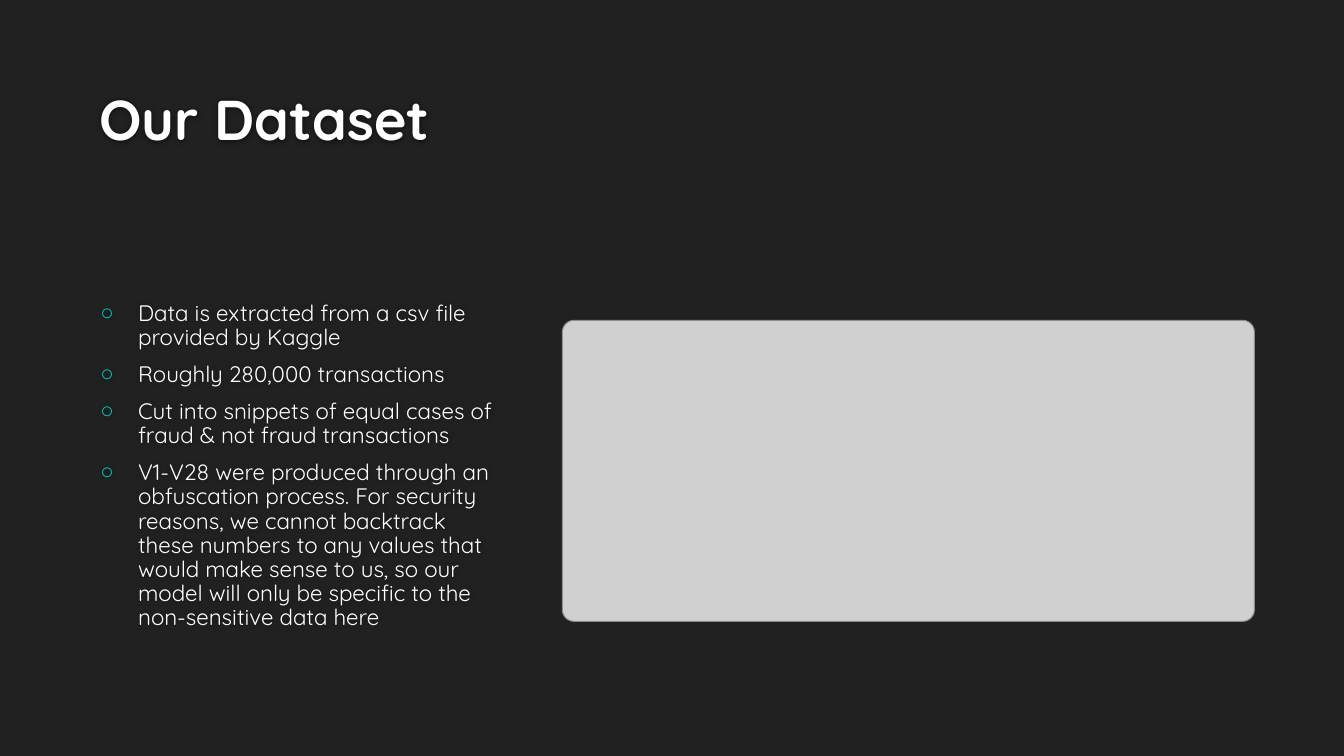
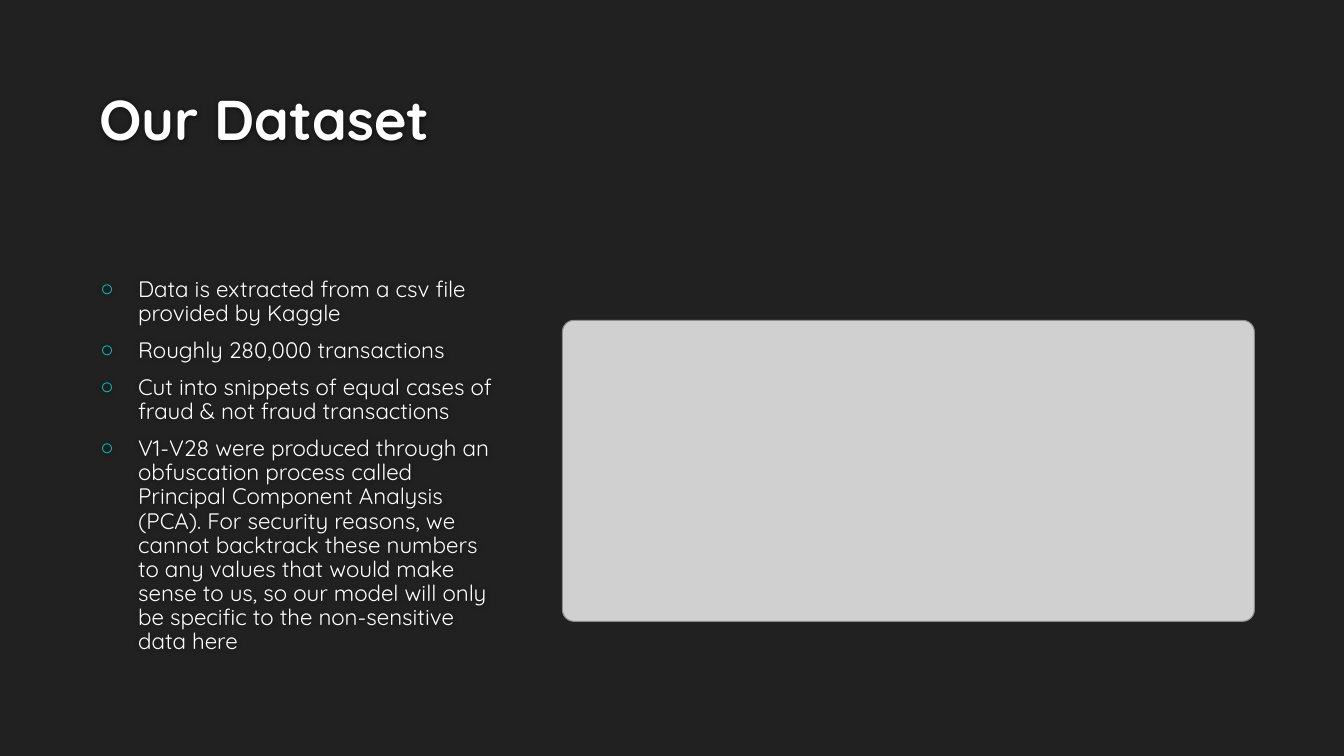
Before and after one commit to Sal-r/Credit-Card-Fraud, a slide deck: slide 4 of Credit_Card_Fraud_Presentation.pptx. Drawn at 1344x756 pixels with LibreOffice and Linux fonts; fonts in the diff are those of the drawing; grey boxes stand for pictures; background and template pictures are left out. Boxes give left, top, right and bottom in pixels: in the first picture for what was removed or moved away, otherwise in the second. Text is boxed around its words. In the diff, an @@ line names an element or a change of style, - is before the commit and + after.

Commit message:
Presentation

```diff
--- a/Credit_Card_Fraud_Presentation.pptx
+++ b/Credit_Card_Fraud_Presentation.pptx
@@ text at (138,439,489,649): text changed @@
-○ V1-V28 were produced through an obfuscation process. For security reasons, we cannot backtrack these numbers to any values that would make sense to us, so our model will only be specific to the non-sensitive data here
+○ V1-V28 were produced through an obfuscation process called Principal Component Analysis (PCA). For security reasons, we cannot backtrack these numbers to any values that would make sense to us, so our model will only be specific to the non-sensitive data here
```
Also in this commit, not shown: 2 other slides changed, 2 other files.
